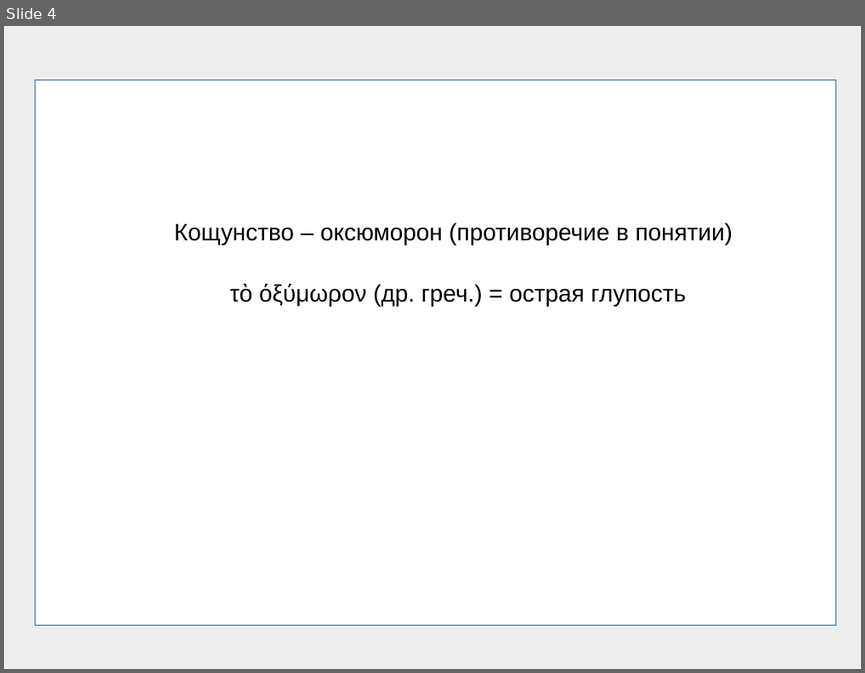
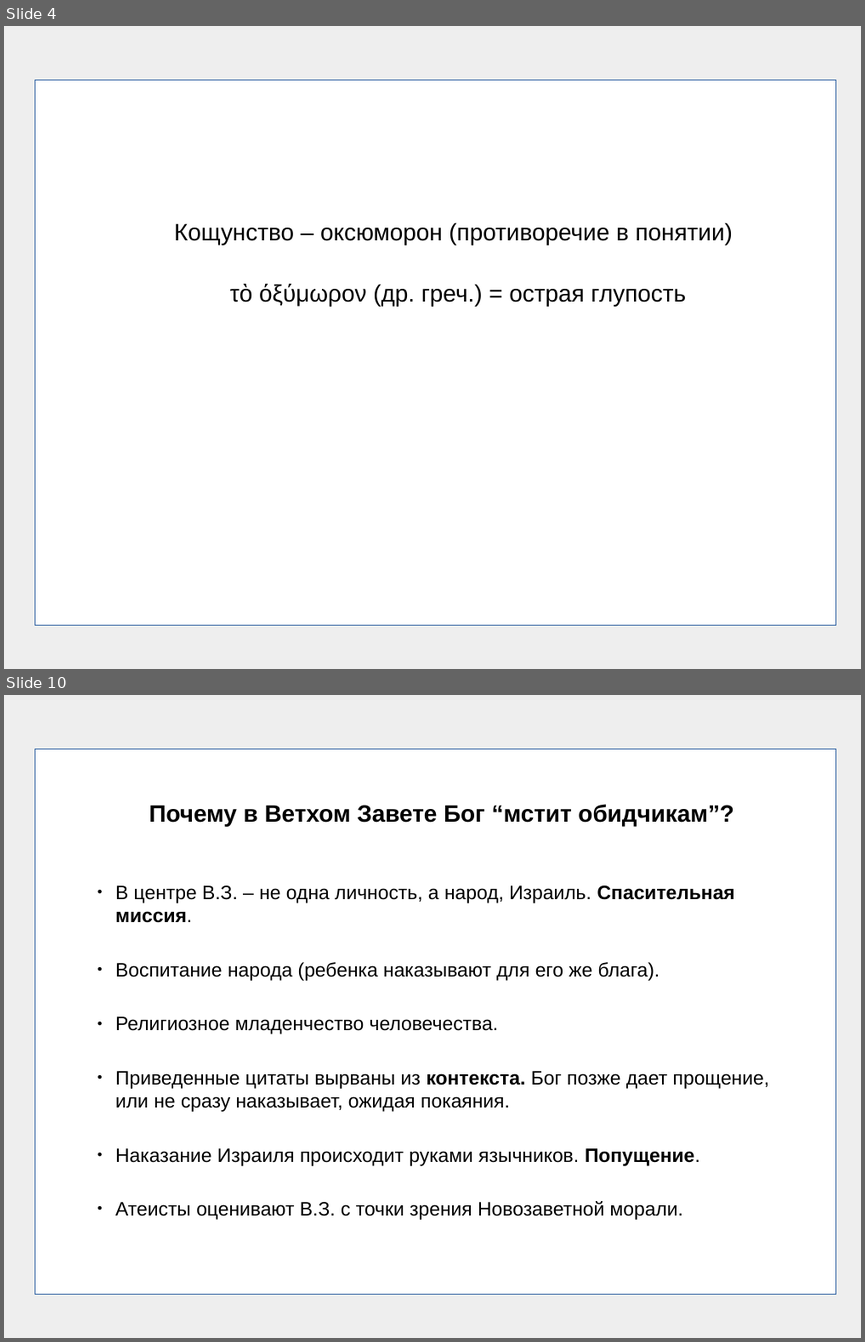
Before and after one commit to frpaul/ob, a slide deck: presentations/blasphemy01.odp. Shown one above the other, each under a label of ours: slide 4 before the commit, slides 4 and 10 after it; the slides between them are not shown. The pictures are 865x673 and 865x1342 pixels, drawn with LibreOffice and Linux fonts; fonts in the diff are those of the drawing. Boxes give left, top, right and bottom in pixels: in the first picture for what was removed or moved away, otherwise in the second. Text is boxed around its words. In the diff, an @@ line names an element or a change of style, - is before the commit and + after.

```diff
--- a/presentations/blasphemy01.odp
+++ b/presentations/blasphemy01.odp
@@ slide 10 added at bbox=[4, 695, 861, 1338], background #EEEEEE @@
@@ rectangle added at bbox=[35, 749, 836, 1293], fill #FFFFFF, outline #3465A4 0 pt @@
@@ text added at bbox=[149, 804, 734, 826], 22 pt, text #000000, bold @@
+Почему в Ветхом Завете Бог “мстит обидчикам”?
@@ text added at bbox=[115, 885, 769, 1219], 18 pt, text #000000 @@
+● В центре В.З. – не одна личность, а народ, Израиль. Спасительная миссия.
+● Воспитание народа (ребенка наказывают для его же блага).
+● Религиозное младенчество человечества.
+● Приведенные цитаты вырваны из контекста. Бог позже дает прощение, или не сразу наказывает, ожидая покаяния.
+● Наказание Израиля происходит руками язычников. Попущение.
+● Атеисты оценивают В.З. с точки зрения Новозаветной морали.
```
Also in this commit, not shown: 3 slides changed, 10 other slides added, 2 slides removed, 5 other files.
